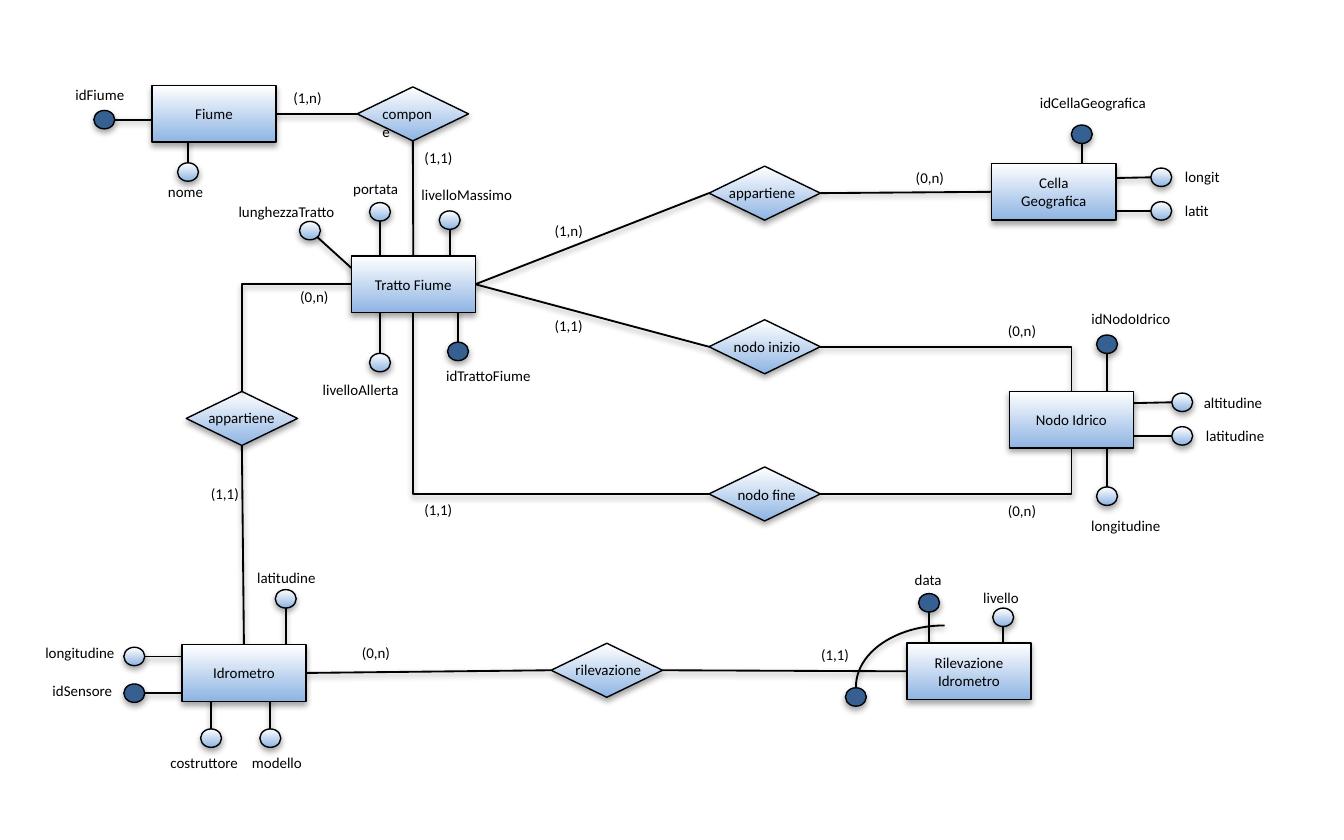
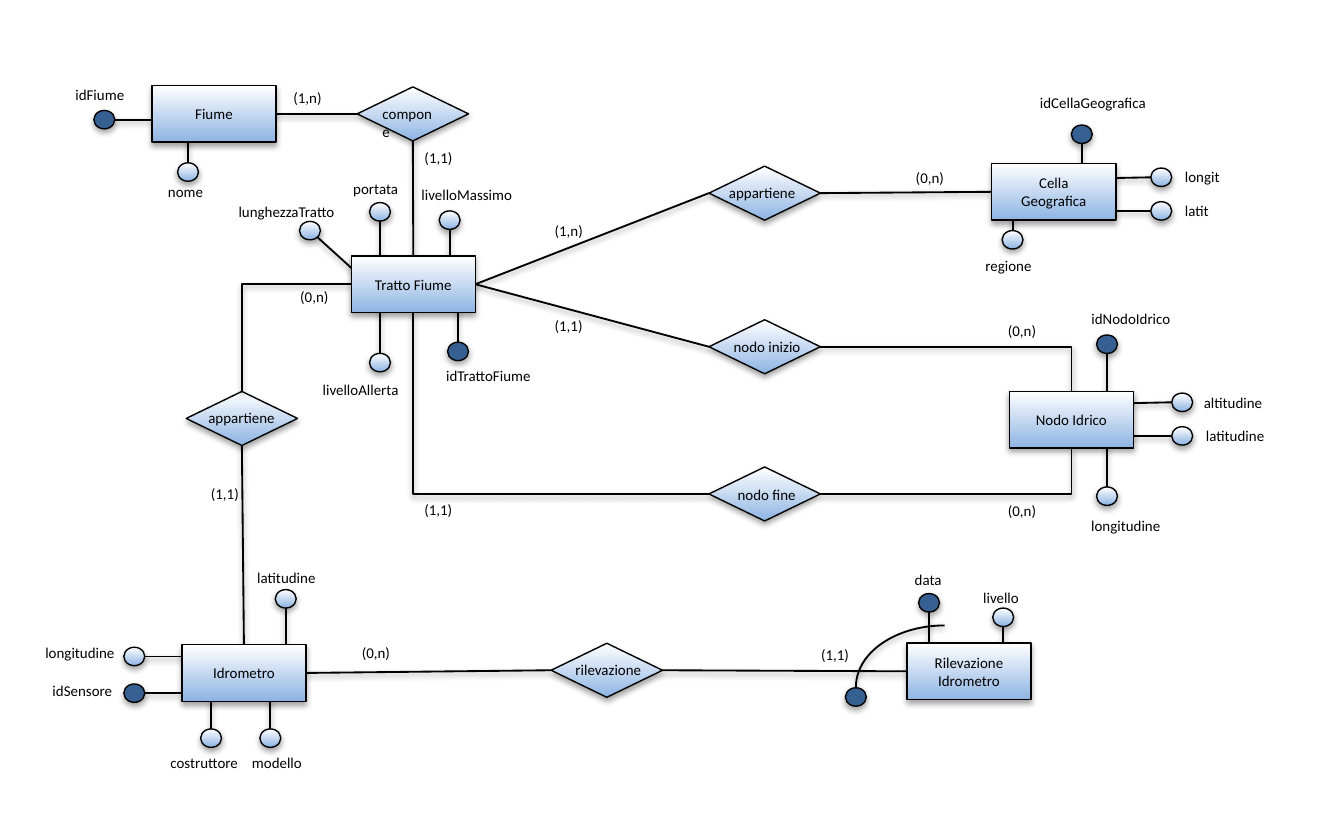
Before and after one commit to Stef23/MRVProject, a slide deck: slide 1 of E-R.pptx. Drawn at 1344x840 pixels with LibreOffice and Linux fonts; fonts in the diff are those of the drawing. Boxes give left, top, right and bottom in pixels: in the first picture for what was removed or moved away, otherwise in the second. Text is boxed around its words. In the diff, an @@ line names an element or a change of style, - is before the commit and + after.

```diff
--- a/E-R.pptx
+++ b/E-R.pptx
@@ line added from (1012, 231) to (1012, 180), #000000 1 pt @@
@@ ellipse added at box(1003, 231, 1024, 250), fill gradient #8EB4E3 to #FFFFFF, outline #000000 0.75 pt @@
@@ text added at box(985, 260, 1031, 274), 8 pt, text #000000 @@
+regione
```
Also in this commit, not shown: 6 other files.
